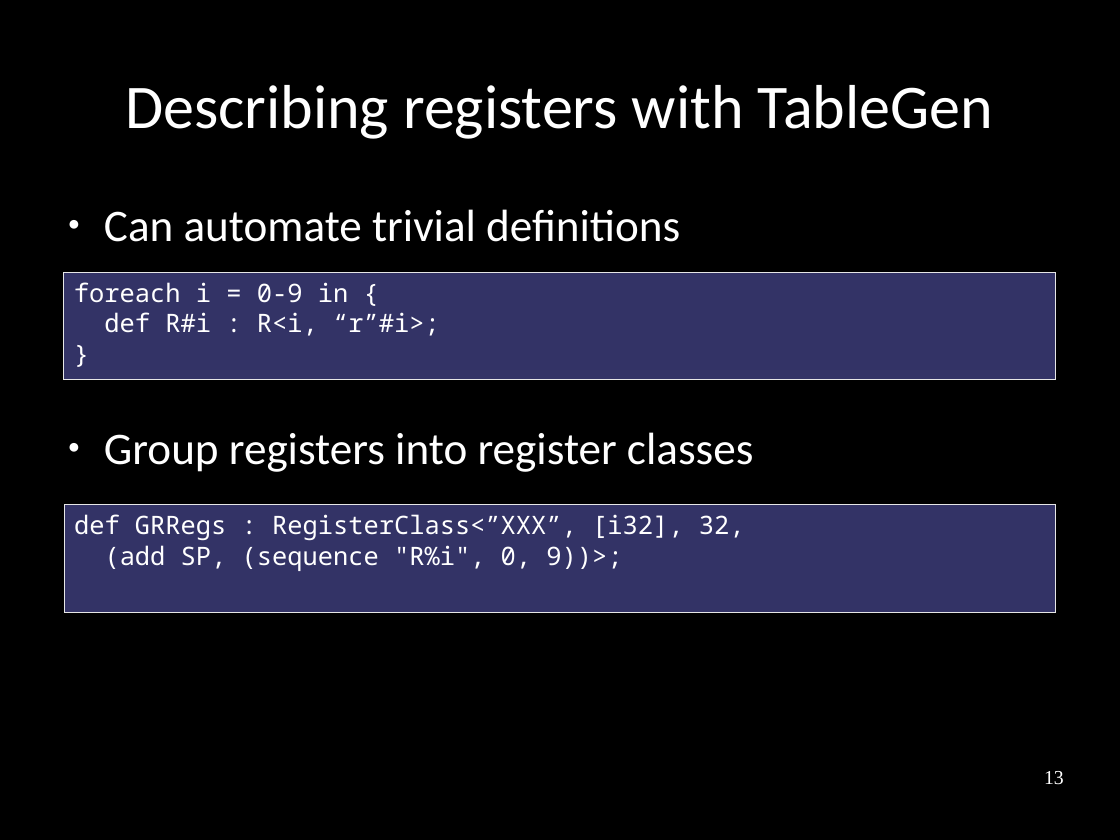
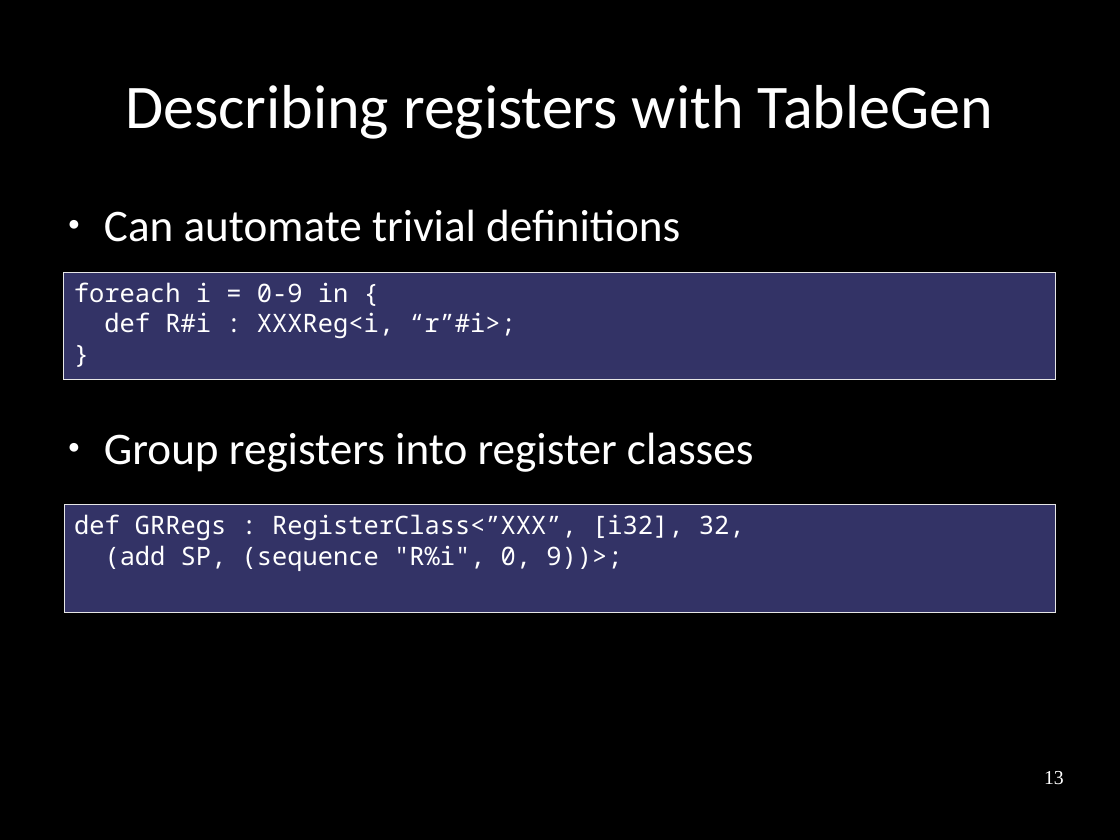
Before and after one commit to frasercrmck/llvm-leg, a slide deck: slide 13 of docs/Codeplay/Slides.odp. Drawn at 1120x840 pixels with LibreOffice and Linux fonts; fonts in the diff are those of the drawing. Boxes give left, top, right and bottom in pixels: in the first picture for what was removed or moved away, otherwise in the second. Text is boxed around its words. In the diff, an @@ line names an element or a change of style, - is before the commit and + after.

Commit message:
Updated RegisterInfo slide.

```diff
--- a/docs/Codeplay/Slides.odp
+++ b/docs/Codeplay/Slides.odp
@@ text in rectangle at <box>104,312,516,338</box>: text changed @@
-def R#i : R<i, “r”#i>;
+def R#i : XXXReg<i, “r”#i>;
```
Also in this commit, not shown: 1 other slide changed.
